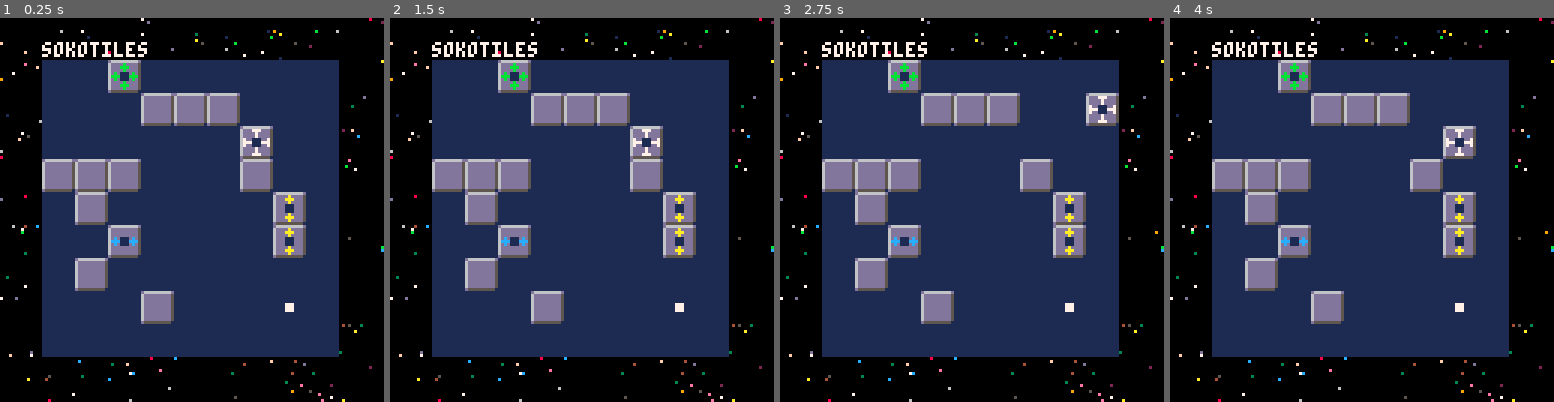
Above: before the commit, frames 1-4 (left to right).
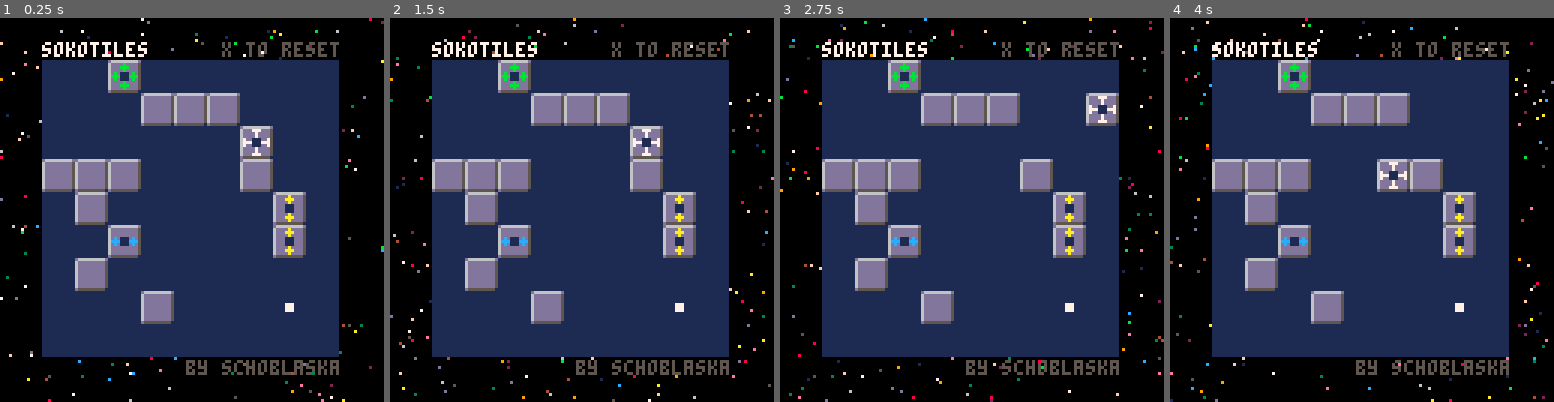
Above: after the commit, the same moments.

Repository: schoblaska/pico-8
Game: PICO-8 cartridge src/sokotiles.p8
Same seed, same stepped clock (60 frames per second), same inputs: the game is played once before the commit and once after it.
Inputs:
- Up to frame 1 (0.25 s): no input
- Up to frame 2 (1.5 s): tap X (X key) at 0.33, 1.07 s
- Up to frame 3 (2.75 s): hold Right 1.6-2.1 s; tap X (X key) at 1.85 s; hold Up 2.15-2.42 s; hold Right from 2.47 s (still down)
- Up to frame 4 (4 s): tap X (X key) at 2.97 s; release Right at 3.03 s; hold Left 3.08-3.58 s; hold Down 3.63-3.97 s

The runs differ from the first frame. In frame 1, 1.2% of the frame differs, in the area x 48-89%, y 6-93%; in frame 2, 2.5%; in frame 3, 2.5%; in frame 4, 3.9%, in the area x 0-100%, y 0-100%.

Commit message:
add reset

Diff:
--- a/src/sokotiles.p8
+++ b/src/sokotiles.p8
@@ -63,7 +63,25 @@
     attempt_move(0, -1)
   elseif btnp(3) then
     attempt_move(0, 1)
+  elseif btnp(5) then
+    _init()
   end
+end
+
+function _draw()
+  if is_won() and not cleared_post_win then
+    cleared_post_win = true
+    cls()
+    rectfill(0, 0, 127, 127, 0)
+  elseif not is_won() then
+    cleared_post_win = false
+  end
+
+  draw_twinkles()
+  print("sokotiles", 14, 8, 7)
+  print("x to reset", 74, 8, 5)
+  print("by schoblaska", 62, 114, 5)
+  draw_board()
 end
 
 function find_player()
@@ -96,20 +114,6 @@
 function move_player(from_x, from_y, to_x, to_y)
   pieces[from_y][from_x] = "."
   pieces[to_y][to_x] = "W"
-end
-
-function _draw()
-  if is_won() and not cleared_post_win then
-    cleared_post_win = true
-    cls()
-    rectfill(0, 0, 127, 127, 0)
-  elseif not is_won() then
-    cleared_post_win = false
-  end
-
-  draw_twinkles()
-  print("sokotiles", 14, 8, 7)
-  draw_board()
 end
 
 function is_won()
